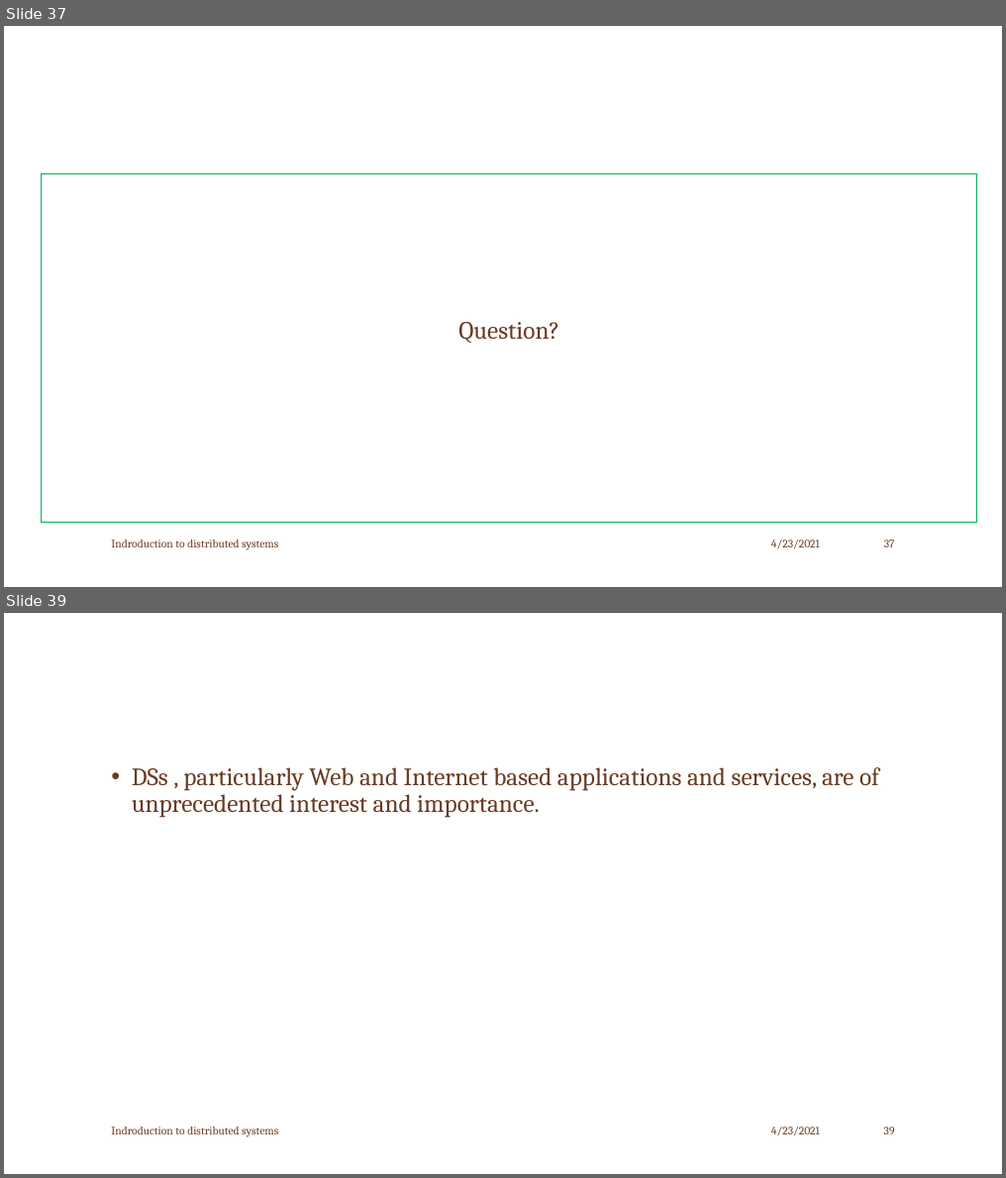
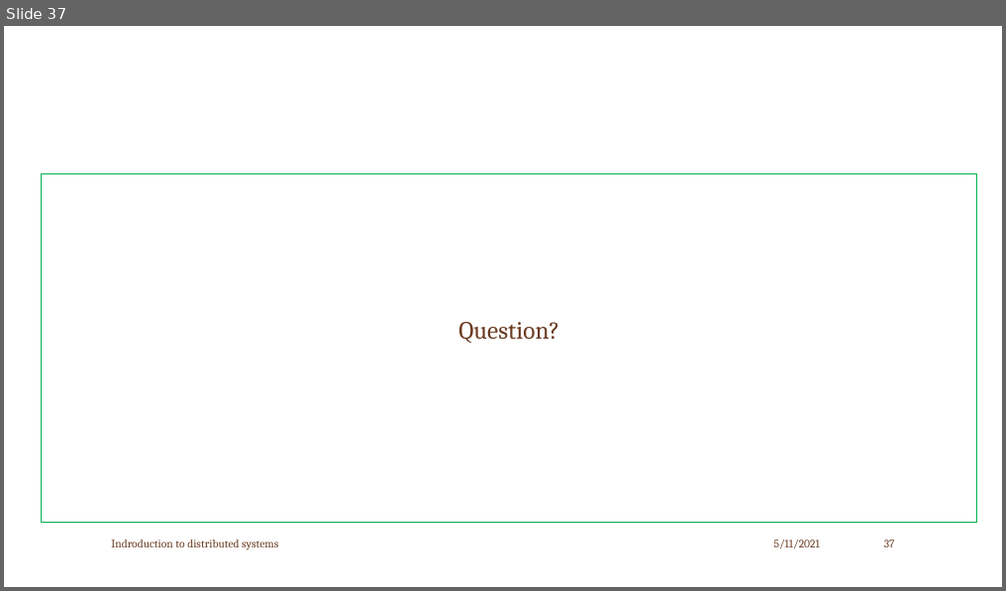
Before and after one commit to girma31/java, a slide deck: Distributed System.pptx. Shown one above the other, each under a label of ours: slides 37 and 39 before the commit, slide 37 after it; the slides between them are not shown. The pictures are 1006x1178 and 1006x591 pixels, drawn with LibreOffice and Linux fonts; fonts in the diff are those of the drawing; background and template pictures are left out. Boxes give left, top, right and bottom in pixels: in the first picture for what was removed or moved away, otherwise in the second. Text is boxed around its words. In the diff, an @@ line names an element or a change of style, - is before the commit and + after.

```diff
--- a/Distributed System.pptx
+++ b/Distributed System.pptx
@@ slide 39 removed at [4,613,1002,1174], background picture (left out) @@
@@ text removed at [132,767,879,818] @@
-• DSs , particularly Web and Internet based applications and services, are of unprecedented interest and importance.
@@ text removed at [111,1127,278,1138] @@
-Indroduction to distributed systems
@@ text removed at [771,1127,820,1137] @@
-4/23/2021
@@ page number removed at [884,1127,895,1135] @@
-39
@@ slide 37 changed as well @@
@@ text at [774,540,820,550]: text changed @@
-4/23/2021
+5/11/2021
```
Also in this commit, not shown: 35 other slides changed, 19 other slides removed.
